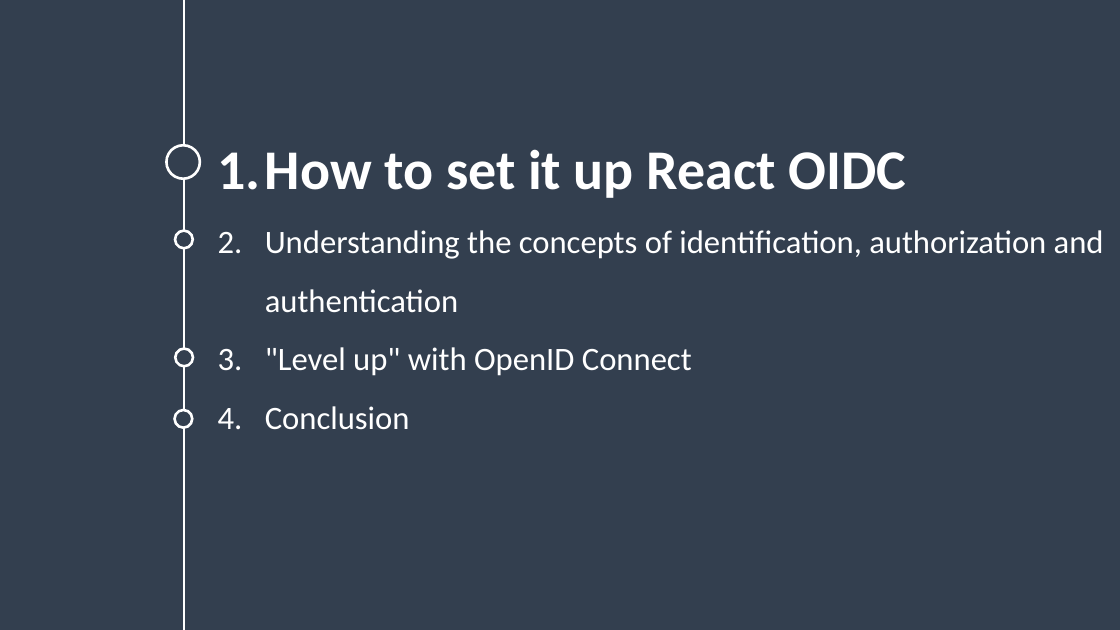
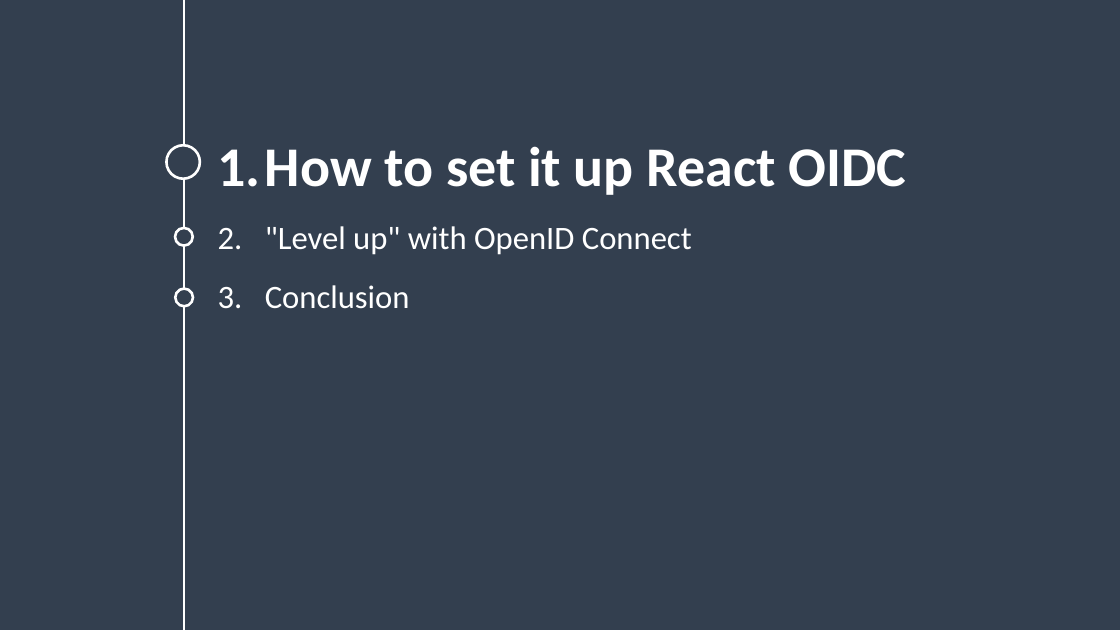
Before and after one commit to guillaume-chervet/course.rest, a slide deck: slide 2 of documentations/React OIDC final.pptx. Drawn at 1120x630 pixels with LibreOffice and Linux fonts; fonts in the diff are those of the drawing; background and template pictures are left out. Boxes give left, top, right and bottom in pixels: in the first picture for what was removed or moved away, otherwise in the second. Text is boxed around its words. In the diff, an @@ line names an element or a change of style, - is before the commit and + after.

```diff
--- a/documentations/React OIDC final.pptx
+++ b/documentations/React OIDC final.pptx
@@ ellipse: place and size @@
-ellipse at (175, 231, 192, 249)
+ellipse at (175, 228, 192, 245)
@@ text at (265, 230, 1104, 313): paragraph removed @@
-2. Understanding the concepts of identification, authorization and authentication
@@ ellipse: place and size @@
-ellipse at (176, 349, 193, 366)
+ellipse at (176, 289, 193, 307)
@@ ellipse removed at (175, 410, 192, 428) @@
```
Also in this commit, not shown: 2 other slides changed, 2 slides removed, 1 other file.
